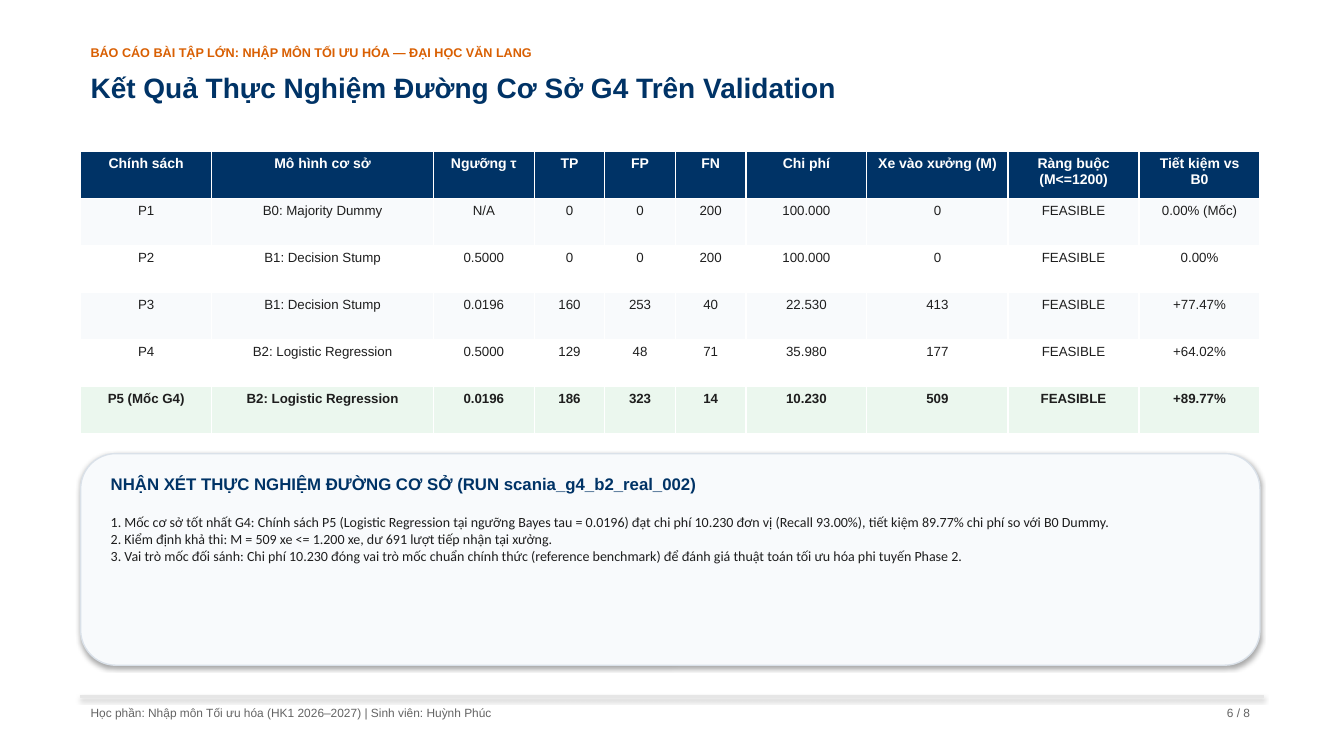
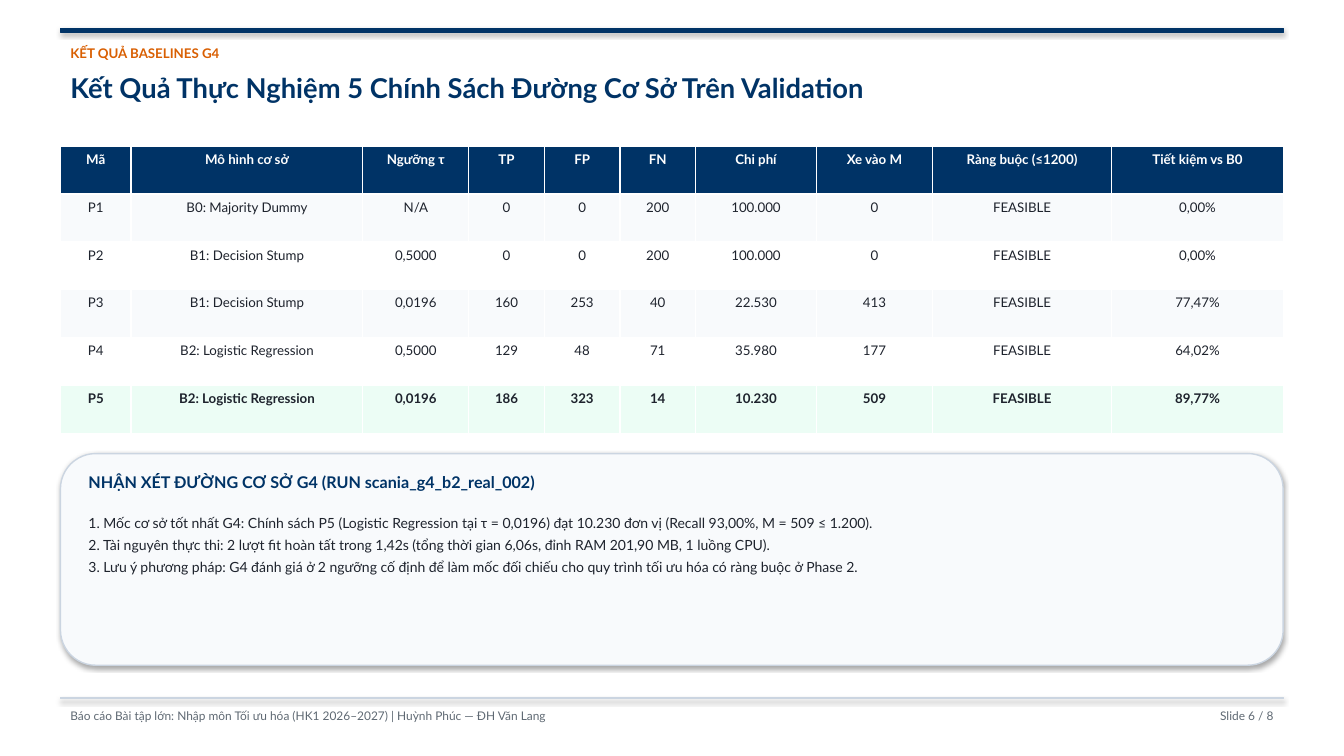
Before and after one commit to PhucHuynh16/Predictive-maintenance-cost-optimization, a slide deck: slide 6 of slides/SLIDES_THUYET_TRINH_SCANIA_APS.pptx. Drawn at 1344x756 pixels with LibreOffice and Linux fonts; fonts in the diff are those of the drawing. Boxes give left, top, right and bottom in pixels: in the first picture for what was removed or moved away, otherwise in the second. Text is boxed around its words. In the diff, an @@ line names an element or a change of style, - is before the commit and + after.

Commit message:
docs(acceptance): finalize compliance audit, dynamic demo validation, report/slides typography, and acceptance report

```diff
--- a/slides/SLIDES_THUYET_TRINH_SCANIA_APS.pptx
+++ b/slides/SLIDES_THUYET_TRINH_SCANIA_APS.pptx
@@ rectangle: place and size @@
-rectangle at (91, 47, 532, 60)
+rectangle at (60, 28, 1284, 32)
@@ rectangle at (60, 28, 1284, 32): fill none to #003366; outline none to #003366 0.75 pt; shadow on @@
@@ text at (70, 46, 219, 60): text changed; size 20 to 9.5 pt; font Arial to Lato; text colour #003366 to #D95F02 @@
-Kết Quả Thực Nghiệm Đường Cơ Sở G4 Trên Validation
+KẾT QUẢ BASELINES G4
@@ text in rectangle at (91, 47, 532, 60): text removed @@
-BÁO CÁO BÀI TẬP LỚN: NHẬP MÔN TỐI ƯU HÓA — ĐẠI HỌC VĂN LANG
@@ text added at (70, 76, 863, 103), 19.5 pt, text #003366, bold @@
+Kết Quả Thực Nghiệm 5 Chính Sách Đường Cơ Sở Trên Validation
@@ table at (60, 146, 1284, 434) @@
-row 1: Chính sách | Mô hình cơ sở | Ngưỡng τ | TP | FP | FN | Chi phí | Xe vào xưởng (M) | Ràng buộc (M<=1200) | Tiết kiệm vs B0
+row 1: Mã | Mô hình cơ sở | Ngưỡng τ | TP | FP | FN | Chi phí | Xe vào M | Ràng buộc (≤1200) | Tiết kiệm vs B0
-row 2, column 10: 0.00% (Mốc)
+row 2, column 10: 0,00%
-row 3, column 3: 0.5000
+row 3, column 3: 0,5000
-row 3, column 10: 0.00%
+row 3, column 10: 0,00%
-row 4, column 3: 0.0196
+row 4, column 3: 0,0196
-row 4, column 10: +77.47%
+row 4, column 10: 77,47%
-row 5, column 3: 0.5000
+row 5, column 3: 0,5000
-row 5, column 10: +64.02%
+row 5, column 10: 64,02%
-row 6: P5 (Mốc G4) | B2: Logistic Regression | 0.0196 | 186 | 323 | 14 | 10.230 | 509 | FEASIBLE | +89.77%
+row 6: P5 | B2: Logistic Regression | 0,0196 | 186 | 323 | 14 | 10.230 | 509 | FEASIBLE | 89,77%
@@ fill #EBF7EE to #ECFDF5 in row 6 @@
@@ size 10 to 9.5 pt in "Mô hình cơ sở", "Ngưỡng τ", "TP", "FP" and 3 more places @@
@@ font Arial to Lato in "Mô hình cơ sở", "Ngưỡng τ", "TP", "FP" and 43 more places @@
@@ text colour #1E1E1E to #1E232D in "P1", "B0: Majority Dummy", "N/A", "0" and 36 more places @@
@@ table: place and size @@
-table at (81, 151, 1260, 434)
+table at (60, 146, 1284, 434)
@@ rounded rectangle: place and size @@
-rounded rectangle at (81, 454, 1260, 665)
+rounded rectangle at (60, 454, 1284, 665)
@@ rounded rectangle at (60, 454, 1284, 665): outline #DAE1E9 1 pt to #CBD5E1 1 pt @@
@@ text at (88, 474, 535, 491): text changed; size 12 to 11.5 pt; font Arial to Lato @@
-NHẬN XÉT THỰC NGHIỆM ĐƯỜNG CƠ SỞ (RUN scania_g4_b2_real_002)
+NHẬN XÉT ĐƯỜNG CƠ SỞ G4 (RUN scania_g4_b2_real_002)
@@ text at (88, 517, 873, 575): text changed; font Calibri to Lato; text colour #1E1E1E to #1E232D @@
-1. Mốc cơ sở tốt nhất G4: Chính sách P5 (Logistic Regression tại ngưỡng Bayes tau = 0.0196) đạt chi phí 10.230 đơn vị (Recall 93.00%), tiết kiệm 89.77% chi phí so với B0 Dummy.
-2. Kiểm định khả thi: M = 509 xe <= 1.200 xe, dư 691 lượt tiếp nhận tại xưởng.
-3. Vai trò mốc đối sánh: Chi phí 10.230 đóng vai trò mốc chuẩn chính thức (reference benchmark) để đánh giá thuật toán tối ưu hóa phi tuyến Phase 2.
+1. Mốc cơ sở tốt nhất G4: Chính sách P5 (Logistic Regression tại τ = 0,0196) đạt 10.230 đơn vị (Recall 93,00%, M = 509 ≤ 1.200).
+2. Tài nguyên thực thi: 2 lượt fit hoàn tất trong 1,42s (tổng thời gian 6,06s, đỉnh RAM 201,90 MB, 1 luồng CPU).
+3. Lưu ý phương pháp: G4 đánh giá ở 2 ngưỡng cố định để làm mốc đối chiếu cho quy trình tối ưu hóa có ràng buộc ở Phase 2.
@@ rectangle: place and size @@
-rectangle at (81, 696, 1263, 698)
+rectangle at (60, 698, 1284, 699)
@@ rectangle at (60, 698, 1284, 699): fill #E6E6E6 to #CBD5E1; outline #E6E6E6 0.75 pt to #CBD5E1 0.75 pt @@
@@ text at (70, 710, 546, 722): text changed; font Arial to Lato; text colour #646464 to #5F6973 @@
-Học phần: Nhập môn Tối ưu hóa (HK1 2026–2027) | Sinh viên: Huỳnh Phúc
+Báo cáo Bài tập lớn: Nhập môn Tối ưu hóa (HK1 2026–2027) | Huỳnh Phúc — ĐH Văn Lang
@@ text at (1220, 711, 1274, 720): text changed; font Arial to Lato; text colour #646464 to #5F6973 @@
-6 / 8
+Slide 6 / 8
```
Also in this commit, not shown: 4 other slides changed, 3 slides added, 3 slides removed, 14 other files.
